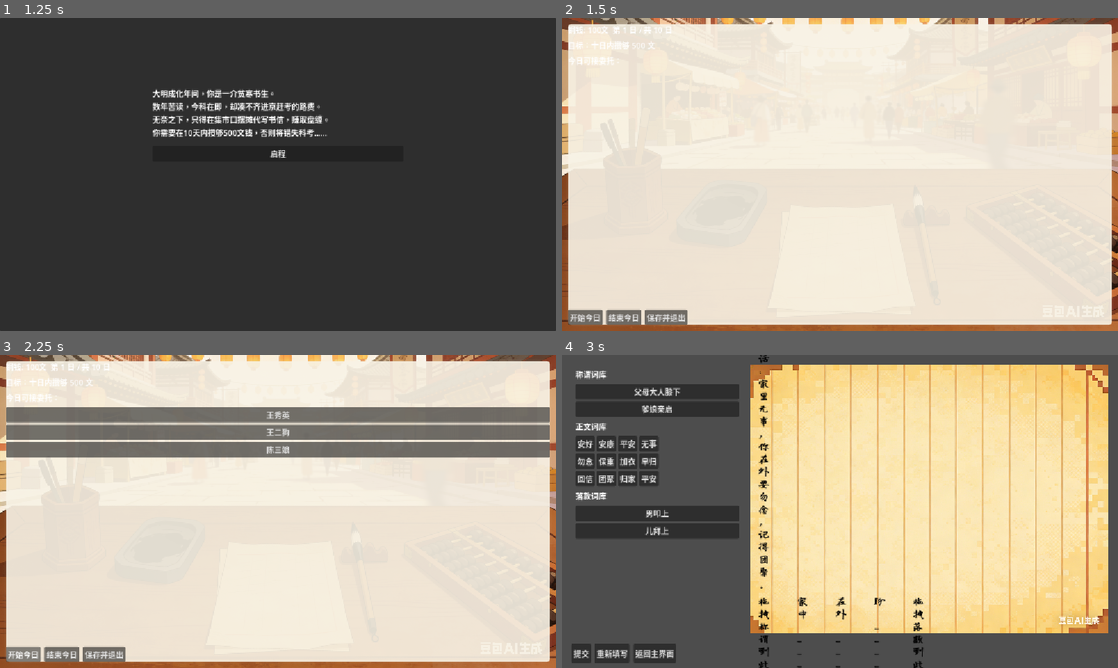
Above: before the commit, frames 1-4 (two rows, left to right).
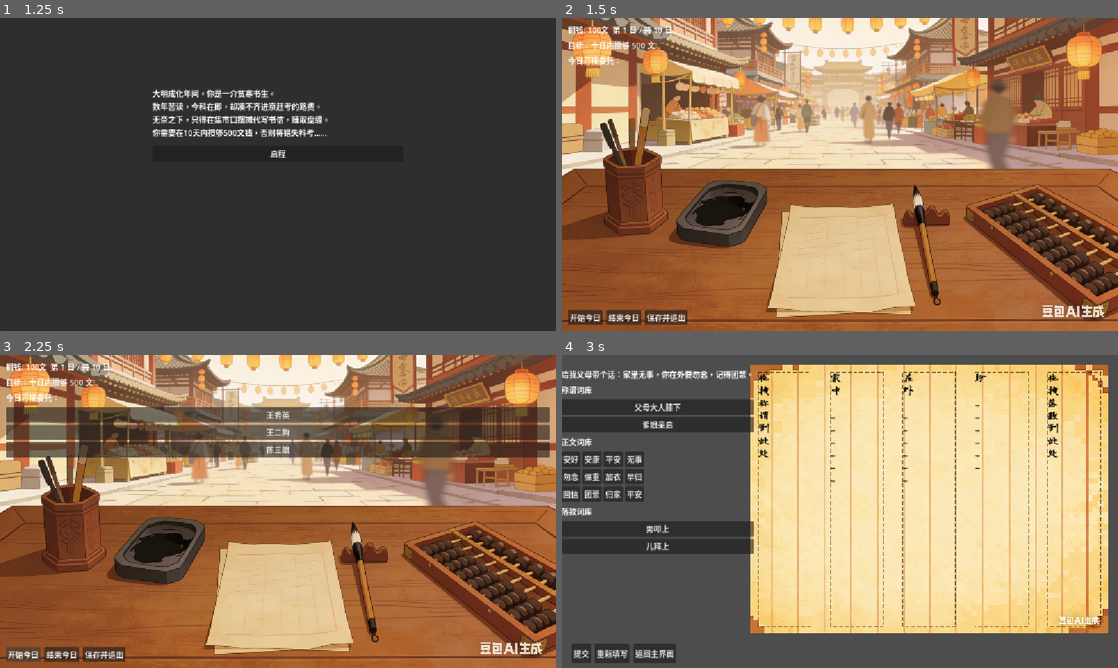
Above: after the commit, the same moments.

Repository: 284022719/daishu
Game: Godot game, scene res://scenes/title_screen.tscn
Same seed, same stepped clock (60 frames per second), same inputs: the game is played once before the commit and once after it.
Inputs:
- Up to frame 1 (1.25 s): click "开始游戏" at 0.5 s
- Up to frame 2 (1.5 s): click "启程" at 1.25 s
- Up to frame 3 (2.25 s): click "开始今日" at 2 s
- Up to frame 4 (3 s): click "王秀英" at 2.75 s

Frame 1 is identical in both runs. In frame 2, 90% of the frame differs, in the area x 1-99%, y 2-98%; in frame 3, 88%; in frame 4, 13%.

Commit message:
委托界面位置调整
1

Diff:
--- a/project.godot
+++ b/project.godot
@@ -8,11 +8,15 @@
 
 config_version=5
 
+[animation]
+
+compatibility/default_parent_skeleton_in_mesh_instance_3d=true
+
 [application]
 
 config/name="daishu"
 run/main_scene="res://scenes/title_screen.tscn"
-config/features=PackedStringArray("4.4")
+config/features=PackedStringArray("4.6")
 
 [autoload]
 
@@ -24,6 +28,10 @@
 
 window/stretch/mode="canvas_items"
 
+[dotnet]
+
+project/assembly_name="daishu"
+
 [rendering]
 
 renderer/rendering_method="gl_compatibility"
--- a/scenes/letter.tscn
+++ b/scenes/letter.tscn
@@ -64,6 +64,10 @@
 grow_vertical = 2
 theme_override_constants/separation = 8
 
+[node name="RequestLabel" type="Label" parent="HSplit/WordPanel/WordVBox"]
+layout_mode = 2
+text = "（口述内容）"
+
 [node name="SalutationLabel" type="Label" parent="HSplit/WordPanel/WordVBox"]
 layout_mode = 2
 text = "称谓词库"
@@ -105,11 +109,6 @@
 grow_vertical = 2
 theme_override_constants/separation = 12
 
-[node name="RequestLabel" type="Label" parent="HSplit/LetterPanel/LetterVBox"]
-layout_mode = 2
-text = "（口述内容）"
-autowrap_mode = 3
-
 [node name="Slots" type="HBoxContainer" parent="HSplit/LetterPanel/LetterVBox"]
 layout_mode = 2
 size_flags_horizontal = 3
@@ -119,8 +118,12 @@
 [node name="SalutationSlot" type="Panel" parent="HSplit/LetterPanel/LetterVBox/Slots"]
 custom_minimum_size = Vector2(40, 260)
 layout_mode = 2
+size_flags_horizontal = 3
+size_flags_vertical = 3
 theme_override_styles/panel = SubResource("StyleBoxEmpty_antxc")
 script = ExtResource("3")
+slot_key = "salutation"
+expected_category = "salutation"
 placeholder = "拖拽称谓到此处"
 
 [node name="TextLabel" type="Label" parent="HSplit/LetterPanel/LetterVBox/Slots/SalutationSlot"]
@@ -132,6 +135,8 @@
 [node name="BodySlot1" type="Panel" parent="HSplit/LetterPanel/LetterVBox/Slots"]
 custom_minimum_size = Vector2(40, 260)
 layout_mode = 2
+size_flags_horizontal = 3
+size_flags_vertical = 3
 theme_override_styles/panel = SubResource("4_transparent")
 script = ExtResource("3")
 slot_key = "body_slot1"
@@ -148,6 +153,8 @@
 [node name="BodySlot2" type="Panel" parent="HSplit/LetterPanel/LetterVBox/Slots"]
 custom_minimum_size = Vector2(40, 260)
 layout_mode = 2
+size_flags_horizontal = 3
+size_flags_vertical = 3
 theme_override_styles/panel = SubResource("4_transparent")
 script = ExtResource("3")
 slot_key = "body_slot2"
@@ -164,6 +171,8 @@
 [node name="BodySlot3" type="Panel" parent="HSplit/LetterPanel/LetterVBox/Slots"]
 custom_minimum_size = Vector2(40, 260)
 layout_mode = 2
+size_flags_horizontal = 3
+size_flags_vertical = 3
 theme_override_styles/panel = SubResource("4_transparent")
 script = ExtResource("3")
 slot_key = "body_slot3"
@@ -180,6 +189,8 @@
 [node name="SignatureSlot" type="Panel" parent="HSplit/LetterPanel/LetterVBox/Slots"]
 custom_minimum_size = Vector2(40, 260)
 layout_mode = 2
+size_flags_horizontal = 3
+size_flags_vertical = 3
 theme_override_styles/panel = SubResource("4_transparent")
 script = ExtResource("3")
 slot_key = "signature"
@@ -223,7 +234,7 @@
 size = Vector2i(380, 220)
 min_size = Vector2i(320, 160)
 
-[node name="ResultLabel" type="Label" parent="ResultPopup"]
+[node name="ResultLabel" type="RichTextLabel" parent="ResultPopup"]
 anchors_preset = 15
 anchor_right = 1.0
 anchor_bottom = 1.0
@@ -235,3 +246,4 @@
 grow_vertical = 2
 text = "（结算结果）"
 autowrap_mode = 3
+bbcode_enabled = true
--- a/scenes/main.tscn
+++ b/scenes/main.tscn
@@ -8,7 +8,7 @@
 content_margin_top = 8.0
 content_margin_right = 8.0
 content_margin_bottom = 8.0
-bg_color = Color(0.97, 0.95, 0.9, 0.9)
+bg_color = Color(0.97, 0.95, 0.9, 0.0)
 corner_radius_top_left = 8
 corner_radius_top_right = 8
 corner_radius_bottom_right = 8
--- a/scripts/letter.gd
+++ b/scripts/letter.gd
@@ -1,12 +1,12 @@
 extends Control
 
 # 左侧词库
+@onready var request_label: Label = $HSplit/WordPanel/WordVBox/RequestLabel
 @onready var salutation_container: VBoxContainer = $HSplit/WordPanel/WordVBox/SalutationContainer
 @onready var body_container: VBoxContainer = $HSplit/WordPanel/WordVBox/BodyContainer
 @onready var signature_container: VBoxContainer = $HSplit/WordPanel/WordVBox/SignatureContainer
 
 # 右侧信纸槽位
-@onready var request_label: Label = $HSplit/LetterPanel/LetterVBox/RequestLabel
 @onready var salutation_slot = $HSplit/LetterPanel/LetterVBox/Slots/SalutationSlot
 @onready var body_slot1 = $HSplit/LetterPanel/LetterVBox/Slots/BodySlot1
 @onready var body_slot2 = $HSplit/LetterPanel/LetterVBox/Slots/BodySlot2
@@ -18,7 +18,7 @@
 @onready var reset_btn: Button = $ButtonBar/ResetBtn
 @onready var back_btn: Button = $ButtonBar/BackBtn
 @onready var result_popup: AcceptDialog = $ResultPopup
-@onready var result_label: Label = $ResultPopup/ResultLabel
+@onready var result_label: RichTextLabel = $ResultPopup/ResultLabel
 
 const WORD_BUTTON_SCRIPT := preload("res://scripts/word_button.gd")
 # 信纸毛笔字体（从 assets/fonts/hanchanlongcang.otf 加载）
@@ -97,7 +97,7 @@
 		print("错误：找不到NPC ID ", npc_id, "，current_day_npcs 数量: ", npc_manager.current_day_npcs.size())
 		return
 
-	request_label.text = _to_vertical(str(current_npc.get("request_text", "")))
+	request_label.text = str(current_npc.get("request_text", ""))
 
 	_build_word_pools()
 	reset_answers()
--- a/scripts/letter_slot.gd
+++ b/scripts/letter_slot.gd
@@ -11,12 +11,19 @@
 
 var _base_modulate: Color
 
+var _border_color: Color = Color(0, 0, 0, 0.5)
+var _border_width: float = 1.5
+var _dash_length: float = 8.0
+var _gap_length: float = 4.0
+
 func _ready() -> void:
 	_base_modulate = modulate
 	if text_label:
 		text_label.text = _to_vertical(placeholder)
 	mouse_entered.connect(_on_mouse_entered)
 	mouse_exited.connect(_on_mouse_exited)
+	resized.connect(_on_resized)
+	queue_redraw()
 
 func clear_slot() -> void:
 	if text_label:
@@ -30,6 +37,35 @@
 	for i in range(s.length()):
 		lines.append(s[i])
 	return "\n".join(lines)
+
+func _on_resized() -> void:
+	queue_redraw()
+
+func _draw() -> void:
+	var r := Rect2(Vector2.ZERO, size)
+	var top_left := r.position
+	var top_right := r.position + Vector2(r.size.x, 0)
+	var bottom_left := r.position + Vector2(0, r.size.y)
+	var bottom_right := r.position + Vector2(r.size.x, r.size.y)
+
+	_draw_dashed_line(top_left, top_right)
+	_draw_dashed_line(top_right, bottom_right)
+	_draw_dashed_line(bottom_right, bottom_left)
+	_draw_dashed_line(bottom_left, top_left)
+
+func _draw_dashed_line(from: Vector2, to: Vector2) -> void:
+	var dir: Vector2 = to - from
+	var length: float = dir.length()
+	if length <= 0.0:
+		return
+	var normal: Vector2 = dir / length
+	var pos: float = 0.0
+	while pos < length:
+		var start_point: Vector2 = from + normal * pos
+		var end_pos: float = min(pos + _dash_length, length)
+		var end_point: Vector2 = from + normal * end_pos
+		draw_line(start_point, end_point, _border_color, _border_width)
+		pos += _dash_length + _gap_length
 
 func _can_drop_data(_at_position: Vector2, data) -> bool:
 	if typeof(data) != TYPE_DICTIONARY:
Not shown, changed: .cursor/mcp.json
Not shown, changed: .gitignore
Not shown, changed: docs/readme.md
